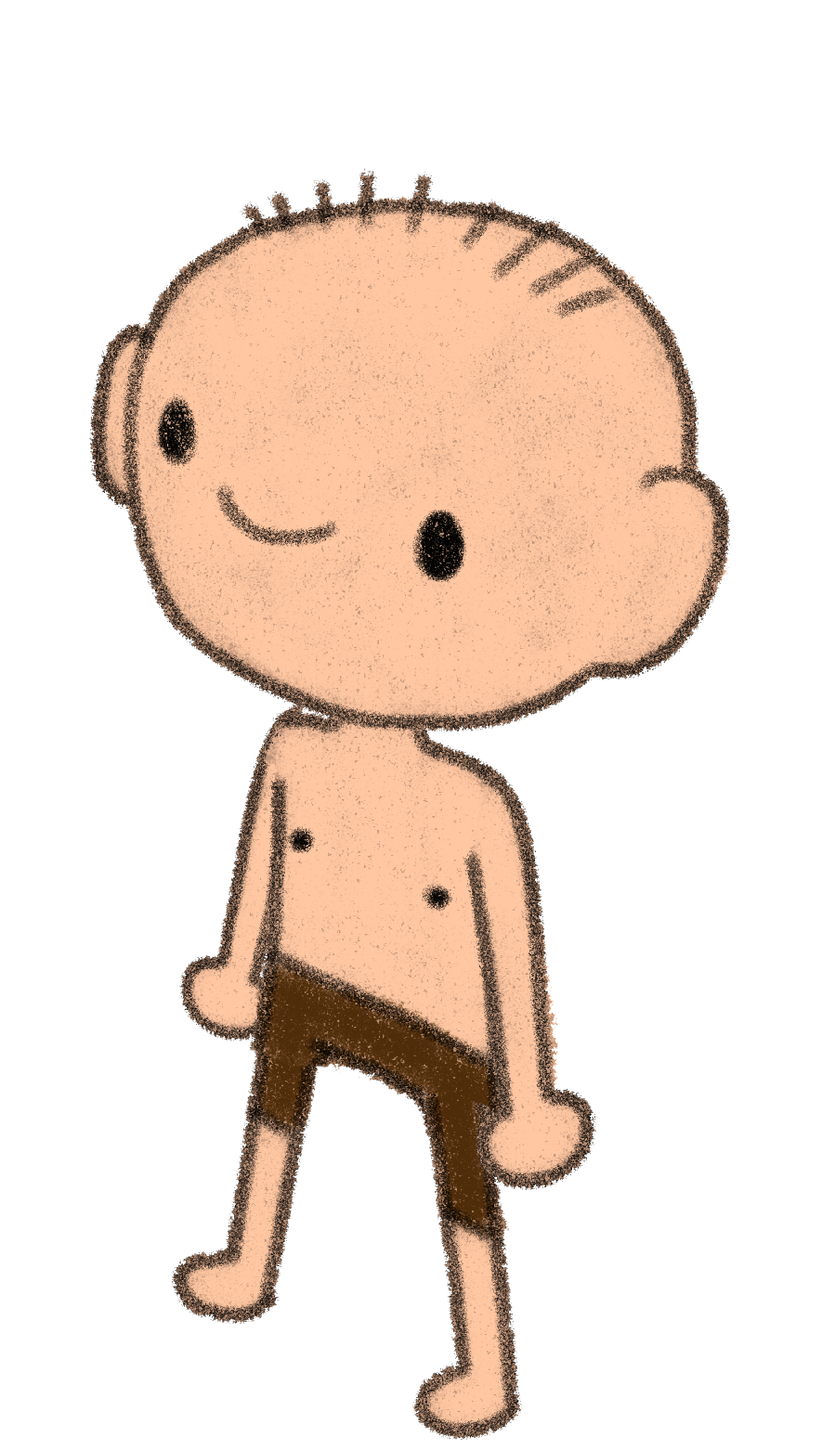
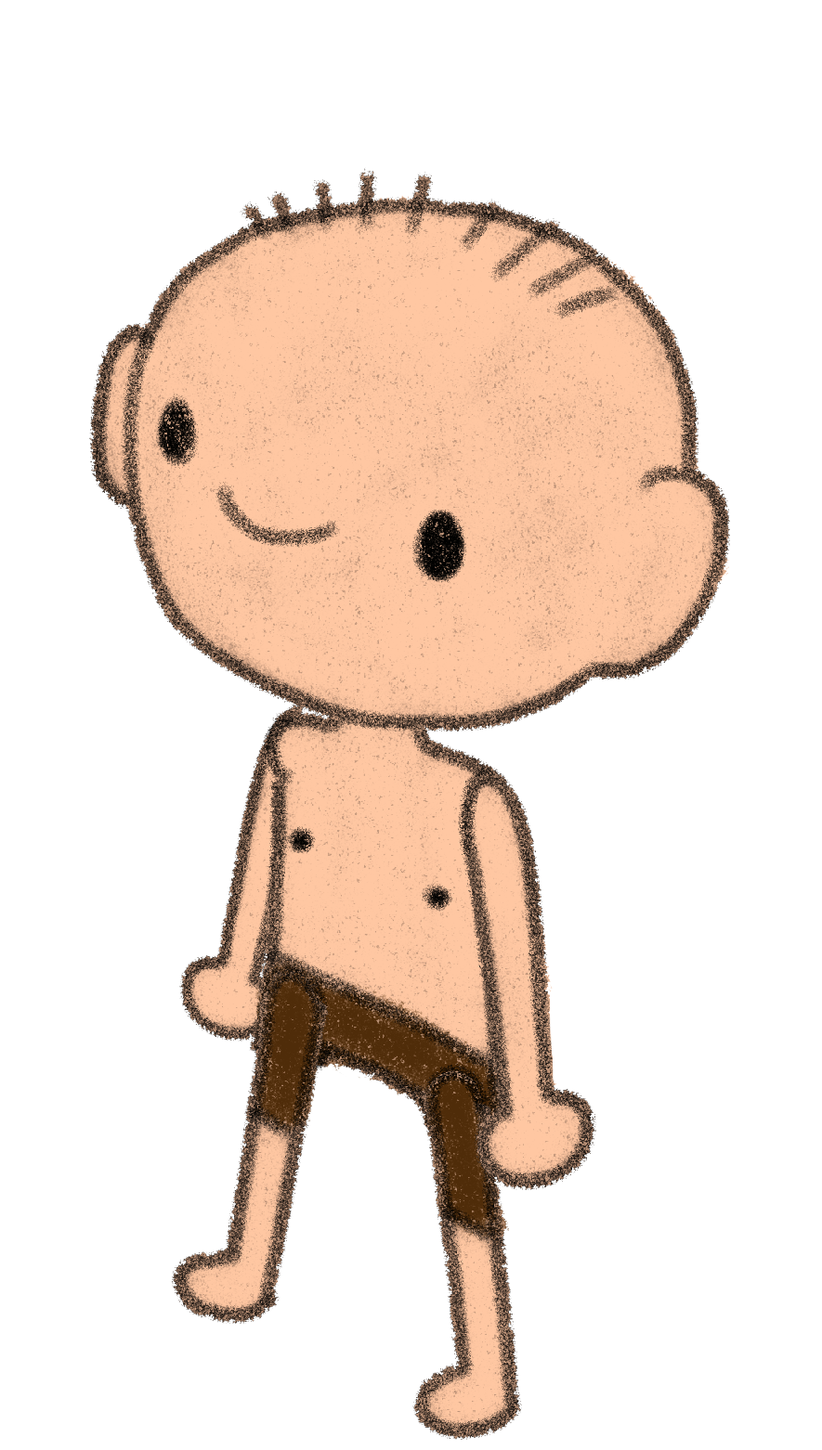
Two versions of the same layered image (822 × 1450). Layer-by-layer changes:
painted on "1_brazo_derecho" over [457, 767, 558, 1085]
painted on "2_pierna_derecha" over [422, 1062, 492, 1119]
moved "3_pierna_izq" above "4_cuerpo", painted on it over [250, 963, 332, 1071]
painted on "4_cuerpo" over [250, 712, 498, 1145]
added layer "Capa 1" above "5_brazo_izq" over [331, 718, 415, 741]
